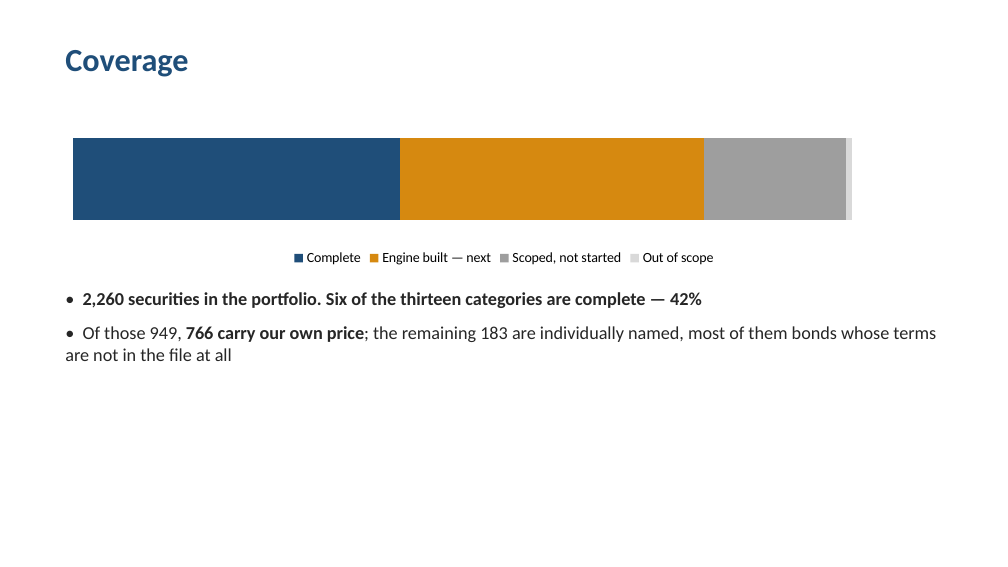
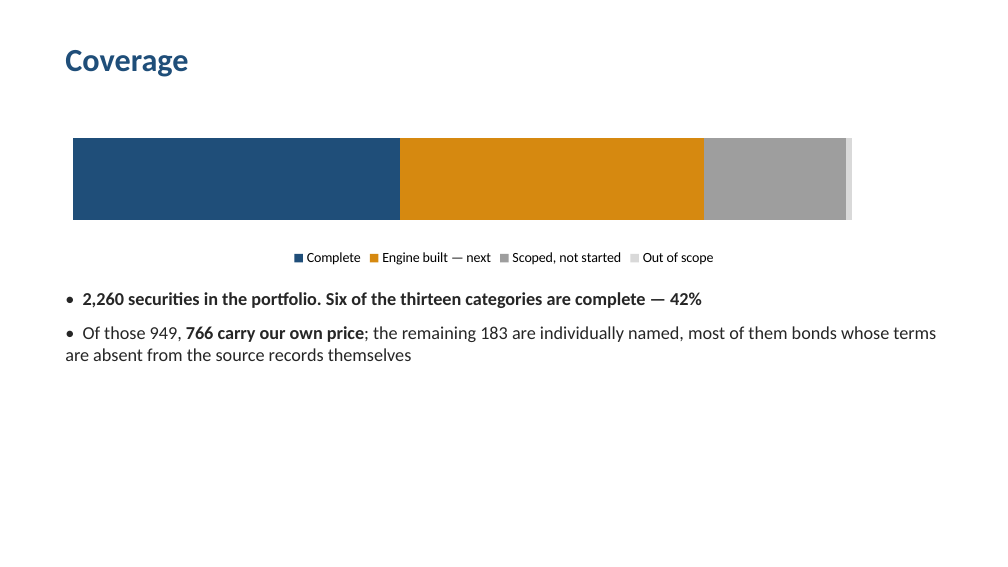
Before and after one commit to charlieee0712/fixed_income_pricing, a slide deck: slide 6 of docs/Ryse Presentation v3.pptx. Drawn at 1008x567 pixels with LibreOffice and Linux fonts; fonts in the diff are those of the drawing. Boxes give left, top, right and bottom in pixels: in the first picture for what was removed or moved away, otherwise in the second. Text is boxed around its words. In the diff, an @@ line names an element or a change of style, - is before the commit and + after.

```diff
--- a/docs/Ryse Presentation v3.pptx
+++ b/docs/Ryse Presentation v3.pptx
@@ text at (x1=65, y1=326, x2=936, y2=361): text changed @@
-• Of those 949, 766 carry our own price; the remaining 183 are individually named, most of them bonds whose terms are not in the file at all
+• Of those 949, 766 carry our own price; the remaining 183 are individually named, most of them bonds whose terms are absent from the source records themselves
```
Also in this commit, not shown: 2 other slides changed, 1 other file.
